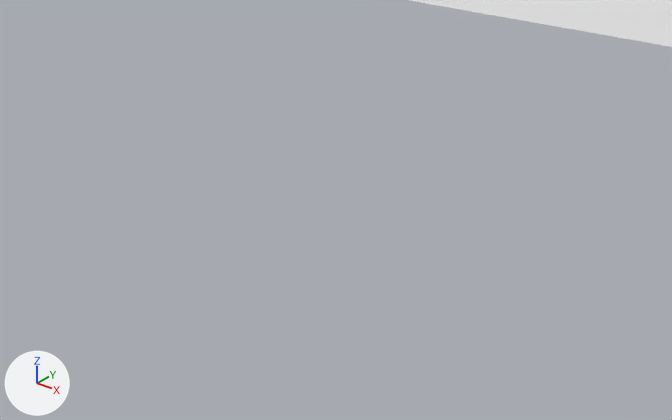
One commit to the Blender file snowflakes.blend: the scene before it, then after it.
One viewpoint serves both versions: a 50 mm camera at (1.231, -4.006, 0.848) aimed at (0.032, -2.506, -0.082). Arrows for +X, +Y and +Z are at lower left; the lights stay in place. The older version comes first.
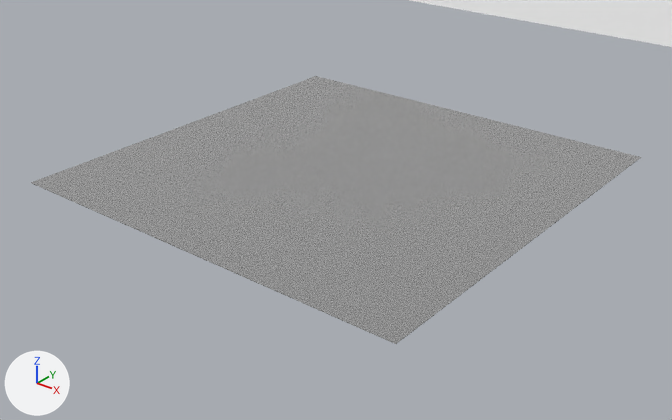
Commit message: sf2
sf2

Where the change shows, as pixel boxes [x1, y1, x2, y2] in the pictures (672 x 420 px):
'snowflake', shown: after [31, 76, 641, 344]

The change in detail:
Object 'snowflake' (ob_snowflake) moves from (0.021, 0.015, 0.0) to (0.021, -2.464, 0.0).
Object 'snowflake' (ob_snowflake) is now shown.
